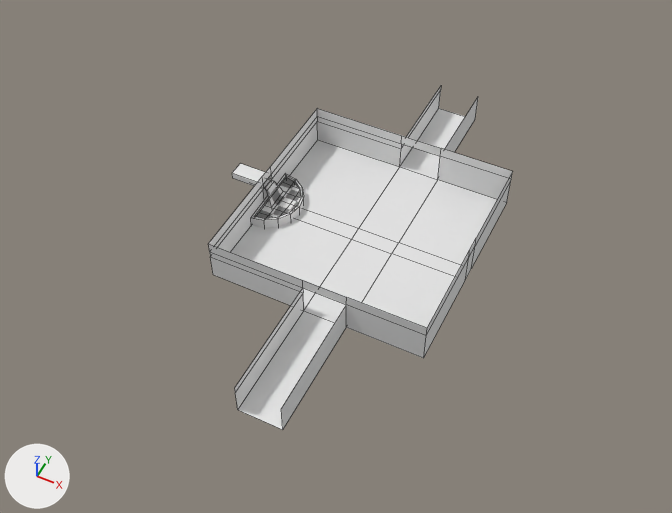
The Blender file assets/Models/LevelSets/Lockdown Set1/LockdownRoom1.blend as it was, and as the next commit left it.
One viewpoint serves both versions: a 50 mm lens placed at (23.5, -52.9, 62.0), pointed at (-1.5, -2.9, -0.4). Every picture has the same lights, and +X, +Y and +Z are marked at lower left. Mesh edges are drawn as thin lines.
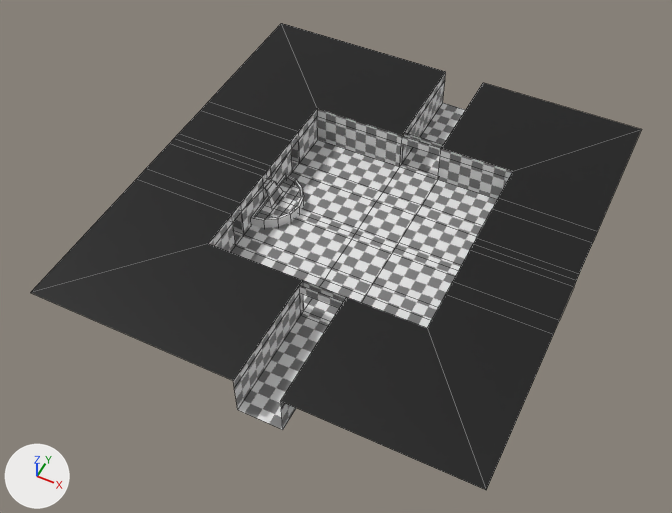
Changed parts and their boxes [x1, y1, x2, y2] in the pictures (672 x 513 px):
'Plane', reshaped (100% wider, 36% taller): before [208, 86, 513, 430]; after [31, 23, 642, 490]
part 1 of me_plane, built on: before [209, 86, 513, 430]; after [31, 23, 642, 490]
part 2 of me_plane, recoloured: [269, 108, 513, 302] in both

Diff of the bpy script that builds the scene:
```diff
--- a/assets/Models/LevelSets/Lockdown Set1/LockdownRoom1.blend.py
+++ b/assets/Models/LevelSets/Lockdown Set1/LockdownRoom1.blend.py
@@ mat_void @@
+mat_void = principled_material('Void')
+mat_void.base_color = (0.0, 0.0, 0.0)  # black #000000
@@ me_plane @@
 # used by ob_plane; location = (0.0, 0.0, 0.0)
-me_plane.from_pydata(...)  # 60 vertices, 48 faces; spans x -13.3..10.0, y -21.0..20.0, z 0.0..4.0
+me_plane.from_pydata(...)  # 147 vertices, 132 faces; spans x -20.0..19.0, y -21.0..21.0, z 0.0..4.0
+# me_plane part 1
+# 10 vertices are removed from x -10.0..3.0, y -21.0..20.0, z 0.0..3.0
+# 38 faces are deleted
+# 24 vertices are added at x -20.0..19.0, y -21.0..21.0, z 0.0..4.0
+# 11 new vertices lie (0.0, -0.8, 0.0) away from vertices in x -13.3..10.0, y 0.8, z 0.0..4.0
+# 8 new vertices lie (0.0, 3.8, 0.0) away from vertices in x -10.0..10.0, y 0.8, z 0.0..4.0
+# 8 new vertices lie (0.0, -3.9, 0.0) away from vertices in x -10.0..10.0, y 10.0, z 0.0..4.0
+# 8 new vertices lie (0.0, -3.8, 0.0) away from vertices in x -10.0..10.0, y -0.8, z 0.0..4.0
+# 8 new vertices lie (0.0, 3.9, 0.0) away from vertices in x -10.0..10.0, y -10.0, z 0.0..4.0
+# 8 new vertices lie (-5.0, 0.0, 0.0) away from vertices in x -10.0, y -6.1..6.1, z 0.0..3.0
+# 8 new vertices lie (5.0, 0.0, 0.0) away from vertices in x 10.0, y -6.1..6.1, z 0.0..3.0
+# 7 new vertices lie (-10.0, 0.0, 0.0) away from vertices in x -10.0, y -6.1..6.1, z 4.0
+# 7 new vertices lie (9.0, 0.0, 0.0) away from vertices in x 10.0, y -6.1..6.1, z 4.0
+# 102 new faces join them, mat_material
+# 20 new faces join them, mat_void (black #000000)
+# me_plane part 2: 10 faces spanning x -13.3..10.0, y -10.0..10.0, z 0.0..4.0 switch from no material to mat_material
+me_plane.materials.append(mat_void)  # black #000000
```
